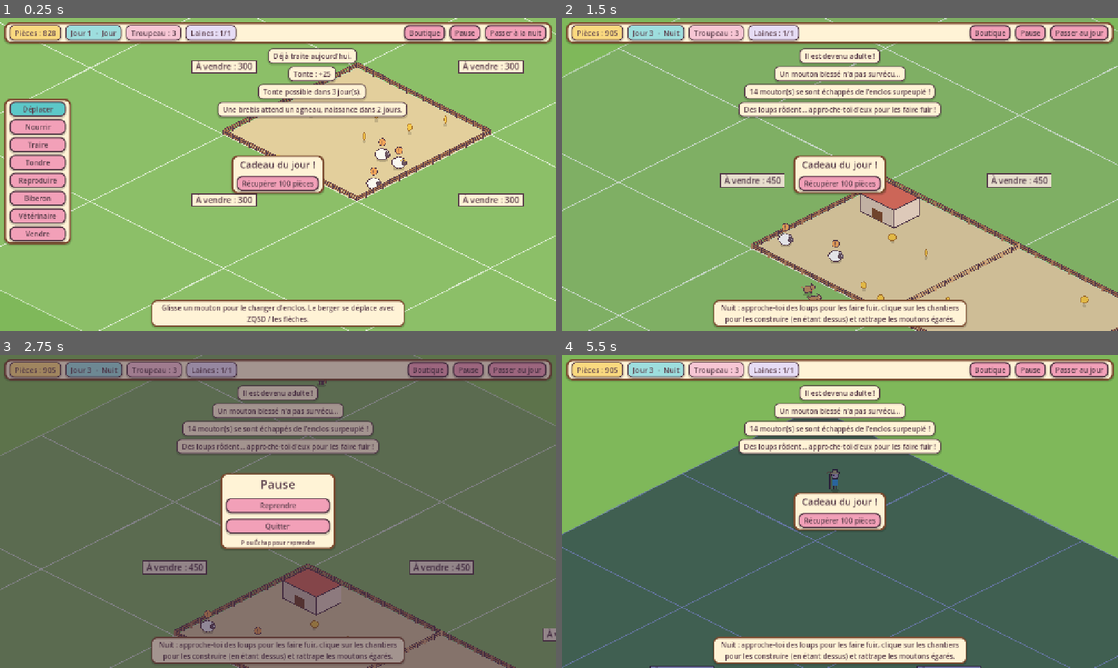
Above: before the commit, frames 1-4 (two rows, left to right).
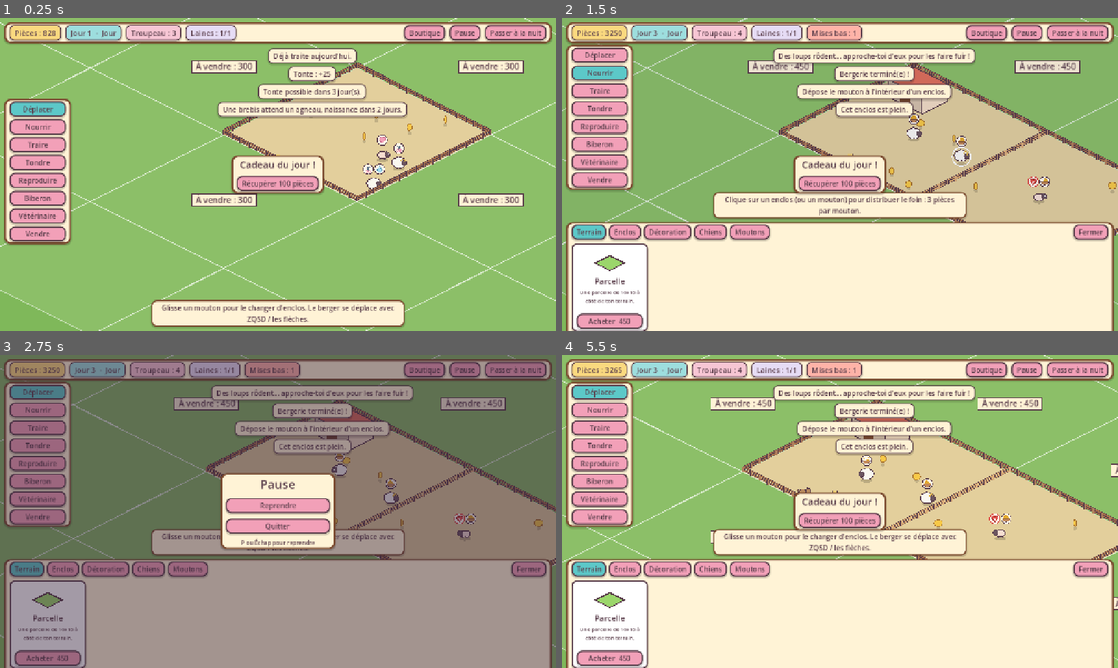
Above: after the commit, the same moments.

Repository: Jotaro15/bergerie
Game: Godot game, scene res://tests/smoke_game.tscn
The game is run twice, just before and just after one commit, with the same random seed, the same clock (stepped at 60 frames per second) and the same inputs. This scene is started directly instead of the project's main scene.
Inputs (mouse positions are in pixels of both pictures, inside the frame that each line leads up to):
- Up to frame 1 (0.25 s): no input
- Up to frame 2 (1.5 s): click "Boutique" at 0.5 s; tap Enter at 1.25 s; move the mouse to (962, 158) at 1.27 s; hold D (move_right) from 1.28 s (still down); tap F at 1.35 s; click (962, 158) at 1.42 s
- Up to frame 3 (2.75 s): tap P at 1.55 s; release D (move_right) at 2 s; drag from (166, 527) to (250, 574) at 2.02 s
- Up to frame 4 (5.5 s): click "Reprendre" at 2.75 s; move the mouse to (895, 442) at 3.52 s; hold D (move_right) 3.53-4.25 s; tap F at 3.6, 5.1 s; tap P at 3.8, 5.3 s; tap Space at 4.25 s; drag from (812, 574) to (673, 464) at 4.27 s; tap Enter at 5 s; move the mouse to (1006, 558) at 5.02 s; hold A (move_left) from 5.03 s (still down)

The runs differ from the first frame. In frame 1, 0.3% of the frame differs, in the area x 65-73%, y 37-51%; in frame 2, 64%; in frame 3, 59%; in frame 4, 71%, in the area x 0-100%, y 0-100%.

Commit message:
fix des activités de jour qui étaient bloquées & refonte des alertes de bien être des moutons

Diff:
--- a/scripts/entities/sheep.gd
+++ b/scripts/entities/sheep.gd
@@ -42,6 +42,7 @@
 		z_index = 20 if value else 0   # un mouton porté passe devant les autres
 
 var _lift := 0.0
+var _shown_needs: Array[NeedIcons.Need] = []   # ce qui est affiché en ce moment
 var _target := Vector2.ZERO
 var _moving := false
 var _wait := 0.0
@@ -81,6 +82,38 @@
 func can_milk() -> bool:
 	return sex == Sex.EWE and is_adult() and fed and last_milk_day != Game.day
 
+## Ce dont le mouton a besoin en ce moment, du plus urgent au moins urgent. C'est ce
+## qui s'affiche sous forme d'icônes au-dessus de lui ; les conditions reprennent
+## celles des outils de jour (ToolController), pour que l'icône soit là quand
+## l'action est possible et seulement à ce moment-là.
+func needs() -> Array[NeedIcons.Need]:
+	var result: Array[NeedIcons.Need] = []
+	if place == Place.STRAY:
+		# un égaré n'est pas encore dans le troupeau : on ne peut que le rejoindre
+		result.append(NeedIcons.Need.STRAY)
+		return result
+
+	if place == Place.ESCAPED:
+		result.append(NeedIcons.Need.ESCAPED)
+	if in_labor:
+		result.append(NeedIcons.Need.LABOR)
+	if wounded:
+		result.append(NeedIcons.Need.WOUNDED)
+	if pregnant and not in_labor:
+		result.append(NeedIcons.Need.PREGNANT)
+
+	# nourrir, traire, tondre et biberon sont des actions de jour
+	if Game.is_day():
+		if not fed:
+			result.append(NeedIcons.Need.HUNGRY)
+		else:
+			if can_shear():
+				result.append(NeedIcons.Need.SHEAR)
+			if can_milk():
+				result.append(NeedIcons.Need.MILK)
+		if not is_adult() and last_bottle_day != Game.day:
+			result.append(NeedIcons.Need.BOTTLE)
+	return result
 
 func place_at(cell: Vector2) -> void:
 	cell_pos = cell
@@ -150,8 +183,13 @@
 			_pick_target()
 			_wait = randf_range(1.0, 4.0)
 
+	# les icônes se mettent à jour dès que le besoin change (pas besoin d'attendre le prochain rafraîchissement régulier)
+	var current_needs := needs()
+	var needs_changed := current_needs != _shown_needs
+	_shown_needs = current_needs
+
 	_redraw_in -= delta
-	if _moving or dragged or lifting or _redraw_in <= 0.0:
+	if _moving or dragged or lifting or needs_changed or _redraw_in <= 0.0:
 		_redraw_in = 0.3
 		queue_redraw()
 
@@ -284,30 +322,11 @@
 	draw_colored_polygon(points, color)
 
 
-# Petites pastilles au-dessus du mouton pour voir d'un coup d'oeil ce qu'il lui faut.
+# Les icônes de besoins, centrées au-dessus du mouton (voir NeedIcons).
 func _draw_badges(grow: float) -> void:
-	var badges: Array[Dictionary] = []
-	if place == Place.STRAY:
-		badges.append({"text": "?", "color": Color("8fd3f4")})
-	if wounded or in_labor:
-		badges.append({"text": "+", "color": Color("e0504a")})
-	elif pregnant:
-		badges.append({"text": "♥", "color": Color("f2a0b8")})
-	if Game.is_day() and place != Place.STRAY:
-		if not fed:
-			badges.append({"text": "!", "color": Color("f2a65a")})
-		else:
-			if can_shear():
-				badges.append({"text": "T", "color": Color("f7d94c")})
-			if can_milk():
-				badges.append({"text": "L", "color": Color("a8dcf0")})
-
-	var y := -32.0 * grow - 2.0 - _lift
-	var x := -(badges.size() - 1) * 8.0
-	for badge in badges:
-		var center := Vector2(x, y)
-		draw_circle(center, 7.5, OUTLINE)
-		draw_circle(center, 6.2, badge["color"])
-		draw_string(ThemeDB.fallback_font, center + Vector2(-3.5, 4.5), badge["text"],
-				HORIZONTAL_ALIGNMENT_LEFT, 8, 12, OUTLINE)
-		x += 16.0
+	var shown := needs()
+	var y := -32.0 * grow - 6.0 - _lift
+	var x := -(shown.size() - 1) * NeedIcons.SPACING / 2.0
+	for need in shown:
+		NeedIcons.draw(self, need, Vector2(x, y))
+		x += NeedIcons.SPACING
--- /dev/null
+++ b/scripts/ui/need_icons.gd
@@ -0,0 +1,180 @@
+class_name NeedIcons
+extends RefCounted
+## Les pastilles qui flottent au-dessus des moutons : une petite icône dessinée par
+## besoin, pour comprendre d'un coup d'oeil ce qu'il faut faire.
+##
+## Tout est dessiné avec des formes (pas de texte) : ça ne dépend d'aucune police et
+## les icônes restent lisibles même sans se fier aux couleurs.
+
+enum Need {
+	HUNGRY,     # pas encore mangé : du foin
+	SHEAR,      # prêt à être tondu
+	MILK,       # brebis à traire
+	BOTTLE,     # agneau qui attend son biberon
+	PREGNANT,   # attend un agneau
+	LABOR,      # met bas : le vétérinaire est nécessaire
+	WOUNDED,    # mordu par un loup : le vétérinaire est nécessaire
+	STRAY,      # égaré, à rejoindre pour le recueillir
+	ESCAPED,    # sorti de l'enclos, à ramener
+}
+
+const RADIUS := 9.0
+const SPACING := 22.0
+
+const OUTLINE := Color("5a3e4b")
+const BACKGROUND := Color("fff9ea")
+const URGENT := Color("e0504a")
+
+
+static func draw(canvas: CanvasItem, need: Need, center: Vector2) -> void:
+	# un liseré rouge pour ce qui ne peut pas attendre
+	var ring := URGENT if need == Need.LABOR or need == Need.WOUNDED else OUTLINE
+	canvas.draw_circle(center, RADIUS + 1.5, ring)
+	canvas.draw_circle(center, RADIUS, BACKGROUND)
+
+	match need:
+		Need.HUNGRY:
+			_hay(canvas, center)
+		Need.SHEAR:
+			_scissors(canvas, center)
+		Need.MILK:
+			_milk_drop(canvas, center)
+		Need.BOTTLE:
+			_baby_bottle(canvas, center)
+		Need.PREGNANT:
+			_heart(canvas, center, Color("f2a0b8"), Color("c45c80"))
+		Need.LABOR:
+			_heart(canvas, center, URGENT, Color("9c2f2a"))
+			_plus(canvas, center + Vector2(0, 0.6), Color.WHITE)
+		Need.WOUNDED:
+			_plaster(canvas, center)
+		Need.STRAY:
+			_question_mark(canvas, center)
+		Need.ESCAPED:
+			_house(canvas, center)
+
+
+# --- les icônes ---
+
+# Une gamelle remplie de foin.
+static func _hay(canvas: CanvasItem, c: Vector2) -> void:
+	var gold := Color("e3a92f")
+	var straws := [
+		[Vector2(-3.4, 0.4), Vector2(-5.0, -4.6)],
+		[Vector2(-1.7, 0.4), Vector2(-2.2, -6.4)],
+		[Vector2(0.0, 0.4), Vector2(0.6, -7.0)],
+		[Vector2(1.7, 0.4), Vector2(3.0, -6.2)],
+		[Vector2(3.4, 0.4), Vector2(5.2, -4.2)],
+	]
+	for straw: Array in straws:
+		canvas.draw_line(c + straw[0], c + straw[1], gold, 1.5)
+
+	var bowl := PackedVector2Array()
+	for i in 13:
+		var a := PI * i / 12.0
+		bowl.append(c + Vector2(cos(a) * 7.0, 0.0 + sin(a) * 6.2))
+	var edge := PackedVector2Array()
+	for i in 13:
+		var a := PI * i / 12.0
+		edge.append(c + Vector2(cos(a) * 8.0, -0.6 + sin(a) * 7.2))
+	canvas.draw_colored_polygon(edge, OUTLINE)
+	canvas.draw_colored_polygon(bowl, Color("c48a5a"))
+	canvas.draw_line(c + Vector2(-7.0, 0.0), c + Vector2(7.0, 0.0), Color("8a5a3a"), 1.4)
+
+
+static func _scissors(canvas: CanvasItem, c: Vector2) -> void:
+	var steel := Color("5f7388")
+	var handle := Color("f2a0b8")
+	canvas.draw_line(c + Vector2(-2.6, -5.5), c + Vector2(1.9, 3.0), steel, 2.4)
+	canvas.draw_line(c + Vector2(2.6, -5.5), c + Vector2(-1.9, 3.0), steel, 2.4)
+	canvas.draw_arc(c + Vector2(2.8, 4.5), 1.8, 0.0, TAU, 12, handle, 1.9)
+	canvas.draw_arc(c + Vector2(-2.8, 4.5), 1.8, 0.0, TAU, 12, handle, 1.9)
+	canvas.draw_circle(c + Vector2(0, -0.6), 1.0, OUTLINE)
+
+
+# Une goutte de lait.
+static func _milk_drop(canvas: CanvasItem, c: Vector2) -> void:
+	var edge := Color("4f93b5")
+	var blue := Color("a8dcf0")
+	canvas.draw_colored_polygon(PackedVector2Array([
+		c + Vector2(0, -7.0), c + Vector2(-4.4, 0.6), c + Vector2(4.4, 0.6)]), edge)
+	canvas.draw_circle(c + Vector2(0, 2.0), 4.8, edge)
+	canvas.draw_colored_polygon(PackedVector2Array([
+		c + Vector2(0, -5.4), c + Vector2(-3.4, 0.6), c + Vector2(3.4, 0.6)]), blue)
+	canvas.draw_circle(c + Vector2(0, 2.0), 3.6, blue)
+	canvas.draw_circle(c + Vector2(-1.4, 1.4), 1.0, Color.WHITE)
+
+
+# Un biberon : tétine, collerette, flacon gradué.
+static func _baby_bottle(canvas: CanvasItem, c: Vector2) -> void:
+	canvas.draw_rect(Rect2(c + Vector2(-4.0, -2.4), Vector2(8.0, 10.0)), OUTLINE)
+	canvas.draw_rect(Rect2(c + Vector2(-3.0, -1.4), Vector2(6.0, 8.0)), Color("fbd5e0"))
+	canvas.draw_rect(Rect2(c + Vector2(-4.0, -3.6), Vector2(8.0, 2.4)), Color("5cc8c8"))
+	canvas.draw_circle(c + Vector2(0, -5.2), 2.2, OUTLINE)
+	canvas.draw_circle(c + Vector2(0, -5.2), 1.4, Color("f0b27a"))
+	canvas.draw_line(c + Vector2(0.4, 0.8), c + Vector2(2.4, 0.8), OUTLINE, 1.0)
+	canvas.draw_line(c + Vector2(0.4, 3.2), c + Vector2(2.4, 3.2), OUTLINE, 1.0)
+
+
+static func _heart(canvas: CanvasItem, c: Vector2, fill: Color, edge: Color) -> void:
+	canvas.draw_circle(c + Vector2(-2.7, -1.6), 4.0, edge)
+	canvas.draw_circle(c + Vector2(2.7, -1.6), 4.0, edge)
+	canvas.draw_colored_polygon(PackedVector2Array([
+		c + Vector2(-6.4, -0.4), c + Vector2(6.4, -0.4), c + Vector2(0, 7.2)]), edge)
+	canvas.draw_circle(c + Vector2(-2.7, -1.6), 3.0, fill)
+	canvas.draw_circle(c + Vector2(2.7, -1.6), 3.0, fill)
+	canvas.draw_colored_polygon(PackedVector2Array([
+		c + Vector2(-5.5, -0.4), c + Vector2(5.5, -0.4), c + Vector2(0, 6.0)]), fill)
+
+
+static func _plus(canvas: CanvasItem, c: Vector2, color: Color) -> void:
+	canvas.draw_rect(Rect2(c + Vector2(-0.9, -2.6), Vector2(1.8, 5.2)), color)
+	canvas.draw_rect(Rect2(c + Vector2(-2.6, -0.9), Vector2(5.2, 1.8)), color)
+
+
+# Un pansement en diagonale.
+static func _plaster(canvas: CanvasItem, c: Vector2) -> void:
+	var angle := deg_to_rad(-40.0)
+	canvas.draw_colored_polygon(_rotated_rect(c, Vector2(15.0, 7.4), angle), OUTLINE)
+	canvas.draw_colored_polygon(_rotated_rect(c, Vector2(13.0, 5.4), angle), Color("f2c79a"))
+	canvas.draw_colored_polygon(_rotated_rect(c, Vector2(5.4, 5.4), angle), Color("fff3d6"))
+	for x in [-4.6, 4.6]:
+		for y in [-0.9, 0.9]:
+			canvas.draw_circle(c + Vector2(x, y).rotated(angle), 0.5, Color("b5835a"))
+
+
+static func _question_mark(canvas: CanvasItem, c: Vector2) -> void:
+	var blue := Color("4f93b5")
+	canvas.draw_arc(c + Vector2(0, -2.4), 3.0, PI * 0.95, PI * 2.5, 14, blue, 2.4)
+	canvas.draw_line(c + Vector2(0, 0.6), c + Vector2(0, 2.2), blue, 2.4)
+	canvas.draw_circle(c + Vector2(0, 5.2), 1.4, blue)
+
+
+# Une maisonnette : "ramène-le à l'enclos".
+static func _house(canvas: CanvasItem, c: Vector2) -> void:
+	canvas.draw_colored_polygon(PackedVector2Array([
+		c + Vector2(-7.0, -0.2), c + Vector2(0, -7.4), c + Vector2(7.0, -0.2)]), OUTLINE)
+	canvas.draw_rect(Rect2(c + Vector2(-5.2, -1.2), Vector2(10.4, 8.6)), OUTLINE)
+	canvas.draw_rect(Rect2(c + Vector2(-4.2, -0.2), Vector2(8.4, 6.6)), Color("f3dcc0"))
+	canvas.draw_colored_polygon(PackedVector2Array([
+		c + Vector2(-5.6, -0.8), c + Vector2(0, -6.2), c + Vector2(5.6, -0.8)]), Color("e07a6b"))
+	canvas.draw_rect(Rect2(c + Vector2(-1.3, 2.2), Vector2(2.6, 4.2)), Color("7b4a2f"))
+
+
+# --- outils de dessin ---
+
+static func _ellipse(canvas: CanvasItem, center: Vector2, rx: float, ry: float, angle: float, color: Color) -> void:
+	var points := PackedVector2Array()
+	for i in 12:
+		var a := TAU * i / 12.0
+		points.append(center + Vector2(cos(a) * rx, sin(a) * ry).rotated(angle))
+	canvas.draw_colored_polygon(points, color)
+
+
+static func _rotated_rect(center: Vector2, size: Vector2, angle: float) -> PackedVector2Array:
+	var half := size / 2.0
+	var corners := [Vector2(-half.x, -half.y), Vector2(half.x, -half.y), Vector2(half.x, half.y), Vector2(-half.x, half.y)]
+	var points := PackedVector2Array()
+	for corner: Vector2 in corners:
+		points.append(center + corner.rotated(angle))
+	return points
--- a/scripts/world/world.gd
+++ b/scripts/world/world.gd
@@ -178,6 +178,8 @@
 					Game.set_paused(true)
 			KEY_P:
 				Game.set_paused(true)
+			KEY_F:
+				_follow_camera = true
 
 
 func _on_mouse_button(mouse: InputEventMouseButton) -> void:
@@ -220,6 +222,8 @@
 		# déplacement au clic abandonné pour le moment au profit du drag & drop des moutons
 		# _walk_to(cell)
 		dragger.begin(point)
+	else:
+		tools.apply(Game.tool_id, point)
 
 
 # La nuit : cliquer sur un chantier quand on est dessus le fait avancer,
--- a/tests/smoke_game.gd
+++ b/tests/smoke_game.gd
@@ -1,7 +1,7 @@
 extends Node
 ## Test d'intégration : lance vraiment le jeu et déroule une partie en accéléré.
 ## Usage : godot --headless --fixed-fps 60 res://tests/smoke_game.tscn
-## (--fixed-fps pour que chaque frame compte 1/60 s même si ça tourne beaucoup plus vite) -- Tests repris à l'IA (valable pr tout le dossier tests)!!!
+## (--fixed-fps pour que chaque frame compte 1/60 s même si ça tourne beaucoup plus vite)
 
 var _passed := 0
 var _failed := 0
@@ -29,6 +29,9 @@
 	await _test_start()
 	await _test_day_tools()
 	await _test_shop_and_building()
+	await _test_drag_and_drop()
+	await _test_pause()
+	_test_needs()
 	await _test_labor_and_vet()
 	await _test_escape_and_return()
 	await _test_night_wolves()
@@ -174,6 +177,206 @@
 	Game.toggle_phase()
 	await _frames(5)
 	_check(_world.farm_map.capacity_of(region) == capacity_before + 6, "la bergerie ajoute 6 places")
+
+
+func _test_drag_and_drop() -> void:
+	# à ce stade la barrière a coupé l'enclos en deux : habitat de gauche (x < 48) et de droite
+	var dragger := _world.dragger
+	var left := _world.farm_map.region_id(Vector2i(40, 40))
+	var right := _world.farm_map.region_id(Vector2i(55, 40))
+	_check(left >= 0 and right >= 0 and left != right, "deux habitats pour le drag & drop")
+
+	var sheep: Sheep = _world.flock.sheep_in_region(left)[0]
+	var origin := sheep.cell_pos
+
+	# attraper puis déposer dans l'autre habitat
+	_check(dragger.begin(_point_on(sheep)), "on attrape le mouton")
+	_check(dragger.is_dragging() and sheep.dragged, "le mouton est porté")
+	dragger.carry_to(Iso.to_screen(Vector2(55.5, 40.5)) - SheepDragger.GRAB_OFFSET)
+	_check(sheep.cell_pos == origin, "pendant le glissé, la case d'origine est conservée")
+	dragger.drop()
+	_check(not dragger.is_dragging() and not sheep.dragged, "le mouton est lâché")
+	_check(sheep.region() == right, "déposé dans l'autre habitat")
+
+	# hors de tout enclos : refusé, le mouton reste où il est
+	var before := sheep.cell_pos
+	dragger.begin(_point_on(sheep))
+	dragger.carry_to(Iso.to_screen(Vector2(5.5, 5.5)))
+	dragger.drop()
+	_check(sheep.region() == right and sheep.cell_pos == before, "dépôt hors enclos refusé")
+
+	# annuler avec Échap
+	dragger.begin(_point_on(sheep))
+	dragger.carry_to(Iso.to_screen(Vector2(40.5, 40.5)))
+	dragger.cancel()
+	_check(sheep.region() == right and not sheep.dragged, "annulation : le mouton reste en place")
+
+	# un mouton échappé qu'on dépose dans un enclos y est ramené
+	var runaway: Sheep = _world.flock.sheep_in_region(left)[0]
+	runaway.place = Sheep.Place.ESCAPED
+	runaway.place_at(Vector2(5.5, 5.5))
+	dragger.begin(_point_on(runaway))
+	dragger.carry_to(Iso.to_screen(Vector2(40.5, 40.5)) - SheepDragger.GRAB_OFFSET)
+	dragger.drop()
+	_check(runaway.place == Sheep.Place.PEN and runaway.region() == left, "un échappé déposé dans un enclos est ramené")
+
+	# un enclos plein refuse de nouveaux arrivants
+	var capacity := _world.farm_map.capacity_of(left)
+	var fillers: Array[Sheep] = []
+	while _world.flock.sheep_in_region(left).size() < capacity:
+		fillers.append(_world.flock.create(
+				Sheep.Sex.EWE, &"white", Config.LAMB_STAGES, Sheep.Place.PEN, Vector2(40.5, 40.5)))
+	var visitor: Sheep = _world.flock.sheep_in_region(right)[0]
+	var visitor_cell := visitor.cell_pos
+	dragger.begin(_point_on(visitor))
+	dragger.carry_to(Iso.to_screen(Vector2(40.5, 40.5)) - SheepDragger.GRAB_OFFSET)
+	dragger.drop()
+	_check(visitor.region() == right and visitor.cell_pos == visitor_cell, "enclos plein : dépôt refusé")
+
+	# on retire les moutons ajoutés pour remplir l'enclos, pour ne pas fausser la suite
+	for filler in fillers:
+		filler.remove_from_game()
+	await _frames(5)
+
+
+func _press(keycode: Key) -> void:
+	var event := InputEventKey.new()
+	event.keycode = keycode
+	event.pressed = true
+	Input.parse_input_event(event)
+	await _frames(3)
+
+
+func _test_pause_keys() -> void:
+	Game.set_tool(&"feed")
+	await _press(KEY_ESCAPE)
+	_check(Game.tool_id == &"walk" and not Game.paused, "Échap annule d'abord l'outil, sans pause")
+	await _press(KEY_ESCAPE)
+	_check(Game.paused, "Échap sans rien à annuler ouvre la pause")
+	await _press(KEY_ESCAPE)
+	_check(not Game.paused, "Échap en pause reprend la partie")
+	await _press(KEY_P)
+	_check(Game.paused, "P met en pause")
+	await _press(KEY_P)
+	_check(not Game.paused, "P en pause reprend la partie")
+
+	# en construction, un seul Échap ne doit annuler que la construction
+	Game.set_build_item(ShopCatalog.by_id(&"tree"))
+	await _press(KEY_ESCAPE)
+	_check(Game.build_item == null and not Game.paused, "Échap en construction n'ouvre pas la pause")
+
+
+func _test_pause() -> void:
+	await _test_pause_keys()
+	var positions := {}
+	for sheep in _world.flock.sheep_list:
+		positions[sheep] = sheep.position
+
+	SaveFile.delete()
+	Game.set_paused(true)
+	_check(get_tree().paused and Game.paused, "le jeu est en pause")
+	_check(SaveFile.read().has("sheep"), "la partie est sauvegardée en entrant en pause")
+
+	await _frames(240)
+	var frozen := true
+	for sheep in positions:
+		frozen = frozen and sheep.position == positions[sheep]
+	_check(frozen, "les moutons ne bougent pas en pause")
+
+	var phase := Game.phase
+	Game.toggle_phase()
+	_check(Game.phase == phase, "pas de changement de jour/nuit en pause")
+
+	Game.set_paused(false)
+	_check(not get_tree().paused and not Game.paused, "le jeu reprend")
+	await _frames(600)
+	var moved := false
+	for sheep in positions:
+		if is_instance_valid(sheep) and sheep.position != positions[sheep]:
+			moved = true
+	_check(moved, "les moutons rebougent après la pause")
+
+
+func _has(sheep: Sheep, need: NeedIcons.Need) -> bool:
+	return sheep.needs().has(need)
+
+
+# Les icônes au-dessus des moutons doivent dire vrai : elles sont là quand l'action
+# correspondante est possible, et seulement à ce moment-là.
+func _test_needs() -> void:
+	var existing := _world.flock.sheep_list.duplicate()
+	Game.money = 5000
+	var flock := _world.flock
+	# écartés les uns des autres pour que le clic tombe sur le bon mouton
+	var ewe := flock.create(Sheep.Sex.EWE, &"white", Config.LAMB_STAGES, Sheep.Place.PEN, Vector2(38.5, 38.5))
+	var ram := flock.create(Sheep.Sex.RAM, &"white", Config.LAMB_STAGES, Sheep.Place.PEN, Vector2(42.5, 38.5))
+	var lamb := flock.create(Sheep.Sex.EWE, &"white", 0, Sheep.Place.PEN, Vector2(38.5, 42.5))
+	for sheep in [ewe, ram, lamb]:
+		sheep.fed = false
+		sheep.last_shear_day = -99
+		sheep.last_milk_day = -99
+		sheep.last_bottle_day = -99
+
+	# à jeun : seulement la faim (et le biberon pour l'agneau)
+	_check(ewe.needs() == [NeedIcons.Need.HUNGRY], "brebis à jeun : faim seulement")
+	_check(_has(lamb, NeedIcons.Need.HUNGRY) and _has(lamb, NeedIcons.Need.BOTTLE), "agneau à jeun : faim et biberon")
+
+	# nourris : on peut tondre, traire la brebis, mais pas traire le bélier
+	_world.tools.apply(&"feed", _point_on(ewe))
+	_check(not _has(ewe, NeedIcons.Need.HUNGRY), "plus de faim après le foin")
+	_check(_has(ewe, NeedIcons.Need.SHEAR) and _has(ewe, NeedIcons.Need.MILK), "brebis nourrie : tonte et traite")
+	_check(_has(ram, NeedIcons.Need.SHEAR) and not _has(ram, NeedIcons.Need.MILK), "bélier : tonte, pas de traite")
+	_check(not _has(lamb, NeedIcons.Need.SHEAR) and not _has(lamb, NeedIcons.Need.MILK), "agneau : ni tonte ni traite")
+
+	# l'icône disparaît quand l'action a été faite, et l'action rapportait bien
+	var money := Game.money
+	_world.tools.apply(&"milk", _point_on(ewe))
+	_check(Game.money > money and not _has(ewe, NeedIcons.Need.MILK), "traite : gain, puis plus d'icône")
+	money = Game.money
+	_world.tools.apply(&"shear", _point_on(ewe))
+	_check(Game.money > money and not _has(ewe, NeedIcons.Need.SHEAR), "tonte : gain, puis plus d'icône")
+	money = Game.money
+	_world.tools.apply(&"grow", _point_on(lamb))
+	_check(Game.money < money and not _has(lamb, NeedIcons.Need.BOTTLE), "biberon : payé, puis plus d'icône")
+
+	# gestation, mise bas, blessure
+	ewe.pregnant = true
+	_check(_has(ewe, NeedIcons.Need.PREGNANT) and not _has(ewe, NeedIcons.Need.LABOR), "gestante")
+	ewe.in_labor = true
+	_check(_has(ewe, NeedIcons.Need.LABOR) and not _has(ewe, NeedIcons.Need.PREGNANT), "mise bas : plus l'icône de gestation")
+	money = Game.money
+	_world.tools.apply(&"vet", _point_on(ewe))
+	_check(Game.money < money and not _has(ewe, NeedIcons.Need.LABOR), "le véto règle la mise bas")
+
+	ewe.pregnant = true
+	ewe.wound()
+	_check(_has(ewe, NeedIcons.Need.WOUNDED) and _has(ewe, NeedIcons.Need.PREGNANT), "blessée et gestante : les deux icônes")
+	money = Game.money
+	_world.tools.apply(&"vet", _point_on(ewe))
+	_check(Game.money < money and not _has(ewe, NeedIcons.Need.WOUNDED), "le véto soigne la blessure")
+
+	# hors de l'enclos
+	ram.place = Sheep.Place.ESCAPED
+	_check(_has(ram, NeedIcons.Need.ESCAPED), "échappé : à ramener")
+	lamb.place = Sheep.Place.STRAY
+	_check(lamb.needs() == [NeedIcons.Need.STRAY], "égaré : une seule icône")
+	lamb.place = Sheep.Place.PEN
+	ram.place = Sheep.Place.PEN
+
+	# la nuit, plus de soins de jour, mais une blessure reste signalée
+	ewe.pregnant = false
+	ewe.fed = false
+	ewe.wound()
+	Game.phase = Game.Phase.NIGHT
+	_check(ewe.needs() == [NeedIcons.Need.WOUNDED], "nuit : seule la blessure est signalée")
+	ewe.pregnant = true
+	_check(_has(ewe, NeedIcons.Need.PREGNANT), "la gestation reste visible la nuit")
+	Game.phase = Game.Phase.DAY
+
+	# on remet le troupeau comme avant ce test
+	for sheep in flock.sheep_list.duplicate():
+		if not existing.has(sheep):
+			sheep.remove_from_game()
 
 
 func _test_labor_and_vet() -> void:
Not shown, added: scripts/ui/need_icons.gd.uid
